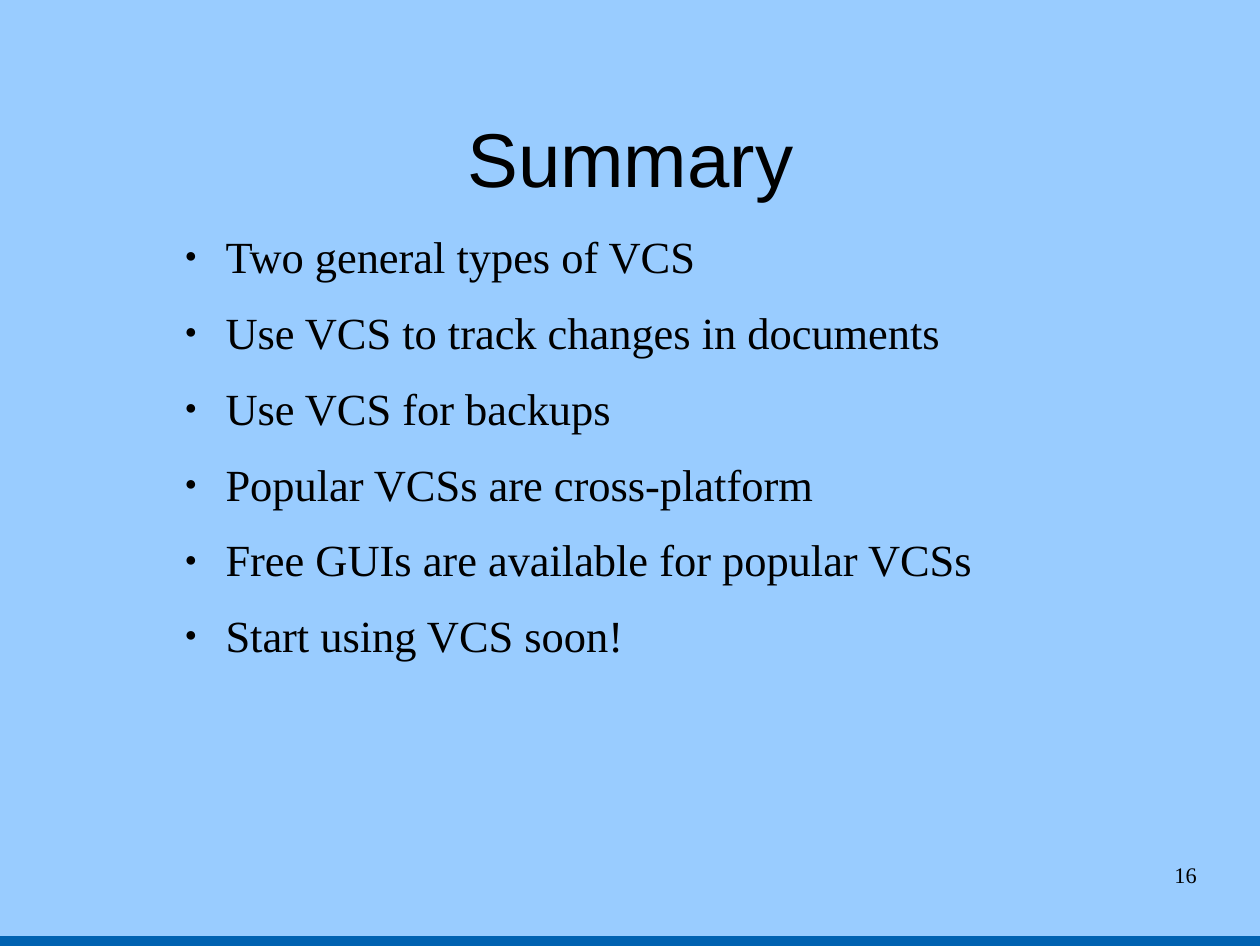
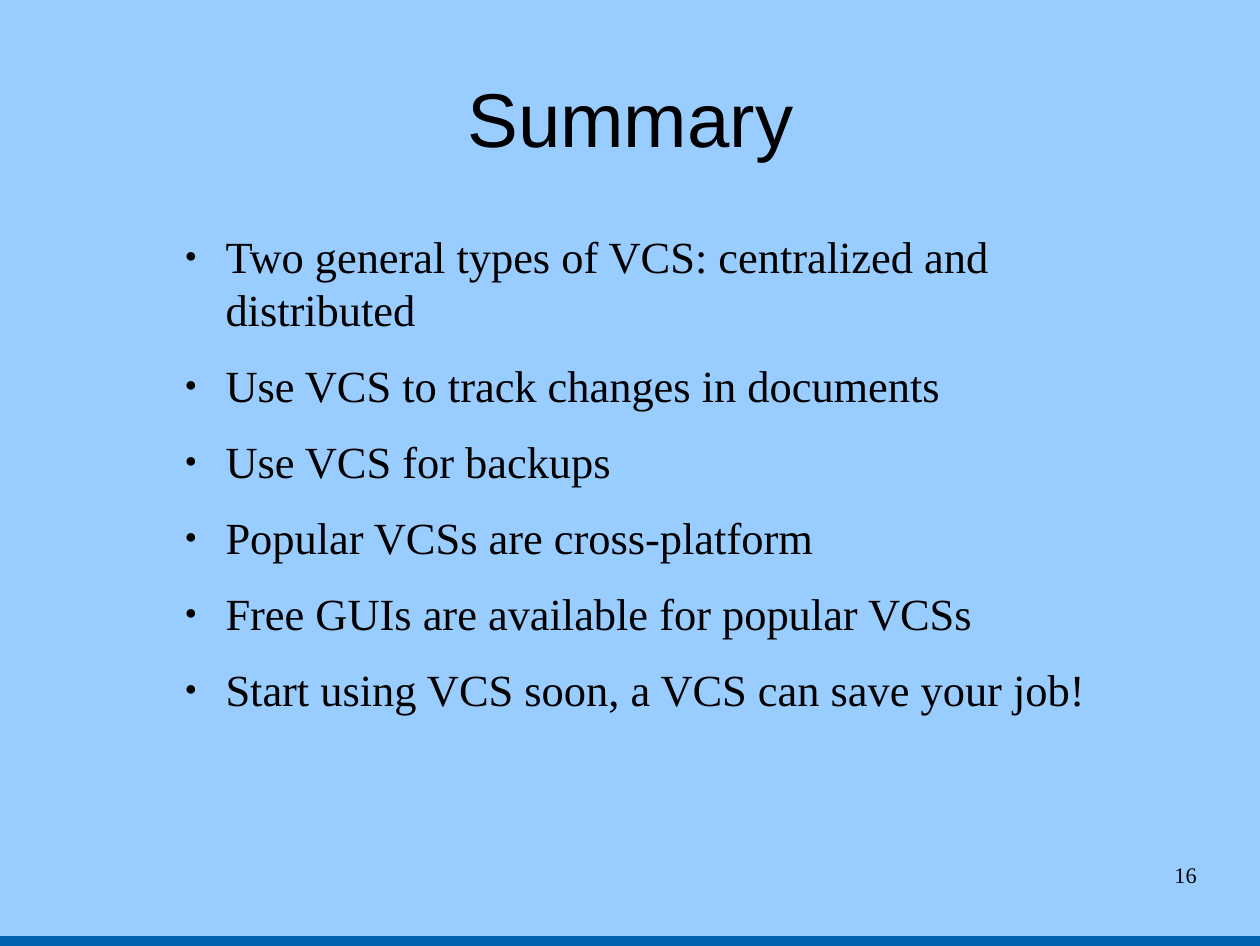
Before and after one commit to tbrowder/nwflug, a slide deck: slide 16 of NWFLUG/mtg-2015-07-06/version-control.odp. Drawn at 1260x946 pixels with LibreOffice and Linux fonts; fonts in the diff are those of the drawing. Boxes give left, top, right and bottom in pixels: in the first picture for what was removed or moved away, otherwise in the second. Text is boxed around its words. In the diff, an @@ line names an element or a change of style, - is before the commit and + after.

Commit message:
update, looking good

```diff
--- a/NWFLUG/mtg-2015-07-06/version-control.odp
+++ b/NWFLUG/mtg-2015-07-06/version-control.odp
@@ title "Summary": place and size @@
-title "Summary" at (467, 133, 793, 202)
+title "Summary" at (467, 93, 793, 161)
@@ text at (226, 241, 988, 327): text changed @@
-● Two general types of VCS
+● Two general types of VCS: centralized and distributed
@@ text at (226, 675, 1085, 715): text changed @@
-● Start using VCS soon!
+● Start using VCS soon, a VCS can save your job!
```
